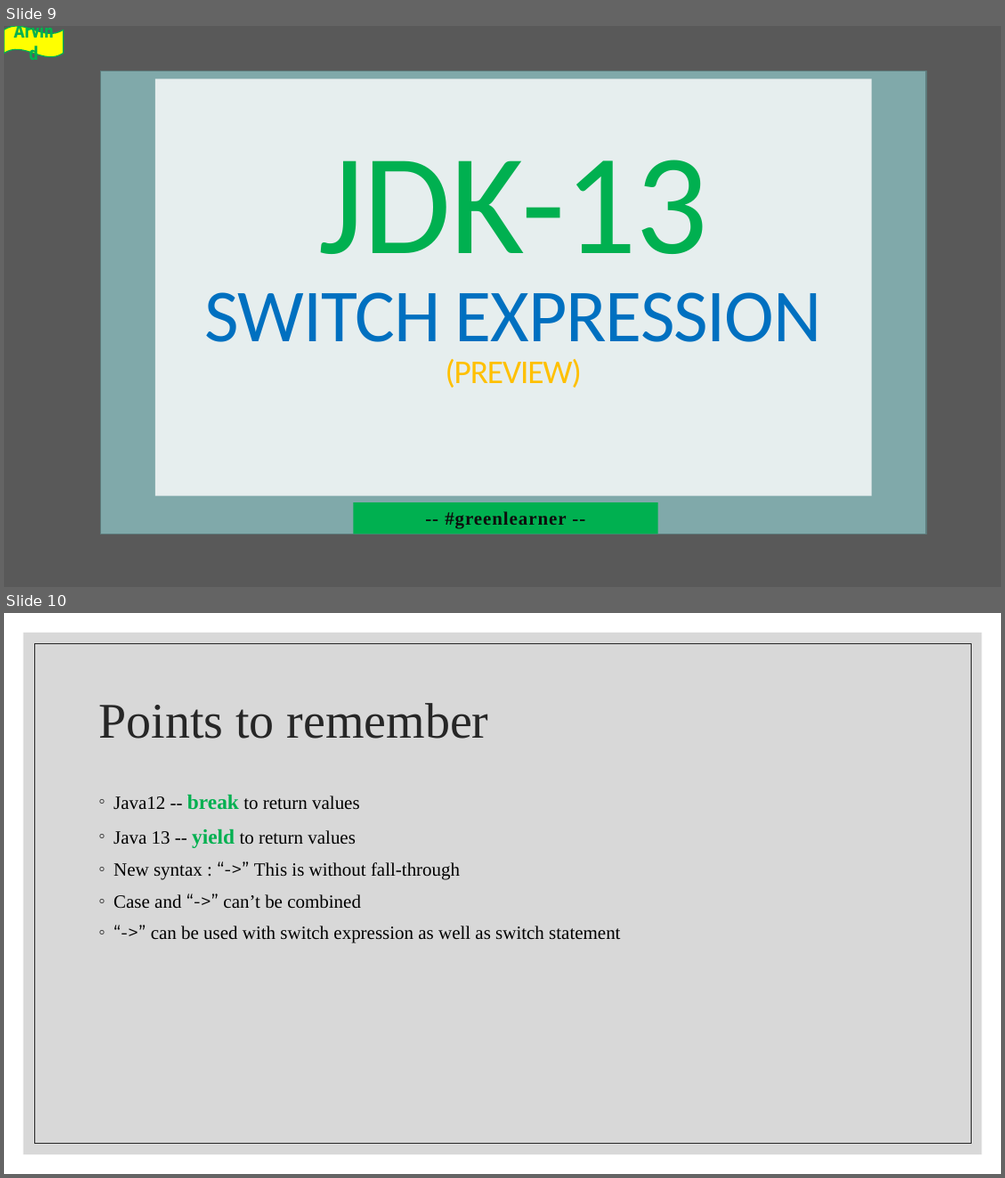
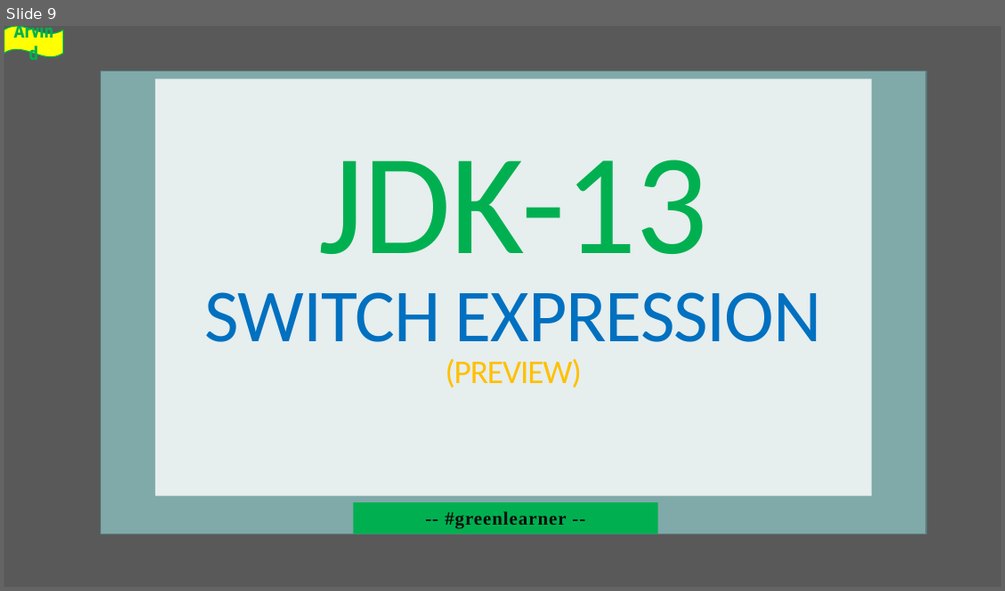
Before and after one commit to codefarm0/Java13, a slide deck: Jdk-13.pptx. Shown one above the other, each under a label of ours: slides 9 and 10 before the commit, slide 9 after it. The pictures are 1005x1178 and 1005x591 pixels, drawn with LibreOffice and Linux fonts; fonts in the diff are those of the drawing; background and template pictures are left out. Boxes give left, top, right and bottom in pixels: in the first picture for what was removed or moved away, otherwise in the second. Text is boxed around its words. In the diff, an @@ line names an element or a change of style, - is before the commit and + after.

```diff
--- a/Jdk-13.pptx
+++ b/Jdk-13.pptx
@@ slide 10 removed at box(4, 613, 1001, 1174), background #FFFFFF @@
@@ rectangle removed at box(24, 633, 982, 1154) @@
@@ rectangle removed at box(34, 643, 971, 1143) @@
@@ title removed at box(98, 703, 489, 738) @@
-Points to remember
@@ text removed at box(113, 794, 620, 943) @@
-◦ Java12 -- break to return values
-◦ Java 13 -- yield to return values
-◦ New syntax : “->” This is without fall-through
-◦ Case and “->” can’t be combined
-◦ “->” can be used with switch expression as well as switch statement
```
Also in this commit, not shown: 1 slide changed, 5 slides added, 3 other slides removed, 3 other files.
